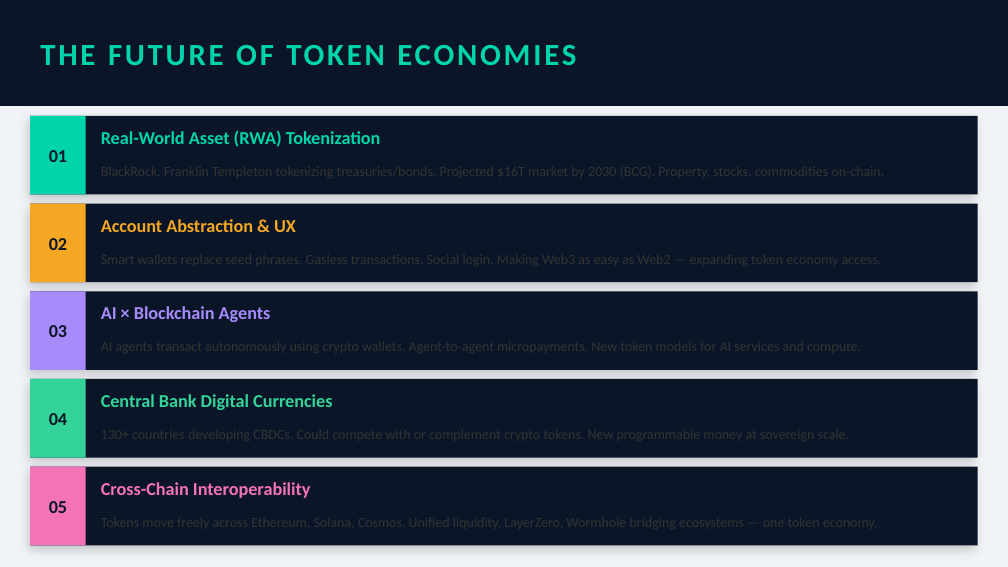
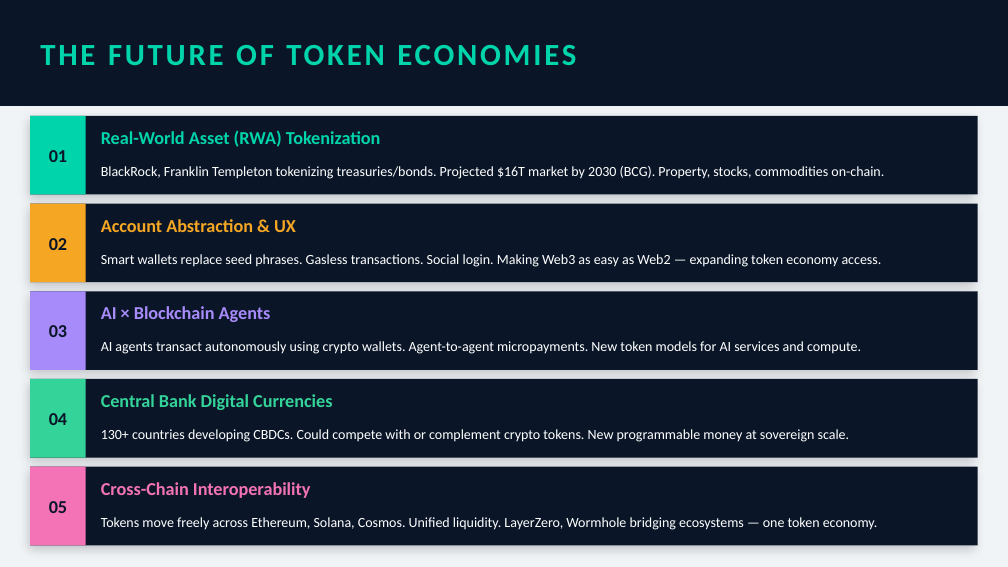
Before and after one commit to McLight-Note/Introduction-to-BlockChain, a slide deck: slide 20 of token_economies.pptx. Drawn at 1008x567 pixels with LibreOffice and Linux fonts; fonts in the diff are those of the drawing. Boxes give left, top, right and bottom in pixels: in the first picture for what was removed or moved away, otherwise in the second. Text is boxed around its words. In the diff, an @@ line names an element or a change of style, - is before the commit and + after.

```diff
--- a/token_economies.pptx
+++ b/token_economies.pptx
@@ text added at (101,166,884,179), 10 pt, text #FFFFFF @@
+BlackRock, Franklin Templeton tokenizing treasuries/bonds. Projected $16T market by 2030 (BCG). Property, stocks, commodities on-chain.
@@ text added at (101,254,882,267), 10 pt, text #FFFFFF @@
+Smart wallets replace seed phrases. Gasless transactions. Social login. Making Web3 as easy as Web2 — expanding token economy access.
@@ text added at (101,341,861,354), 10 pt, text #FFFFFF @@
+AI agents transact autonomously using crypto wallets. Agent-to-agent micropayments. New token models for AI services and compute.
@@ text added at (101,429,850,442), 10 pt, text #FFFFFF @@
+130+ countries developing CBDCs. Could compete with or complement crypto tokens. New programmable money at sovereign scale.
@@ text added at (101,517,878,530), 10 pt, text #FFFFFF @@
+Tokens move freely across Ethereum, Solana, Cosmos. Unified liquidity. LayerZero, Wormhole bridging ecosystems — one token economy.
```
Also in this commit, not shown: 13 other slides changed.
